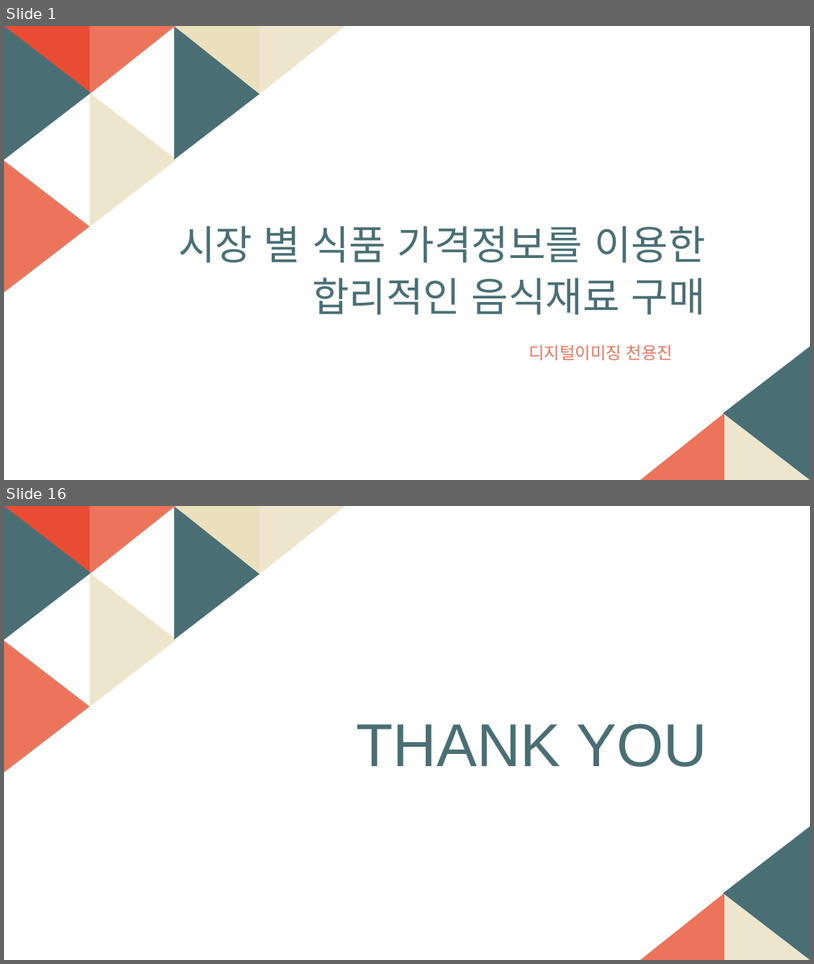
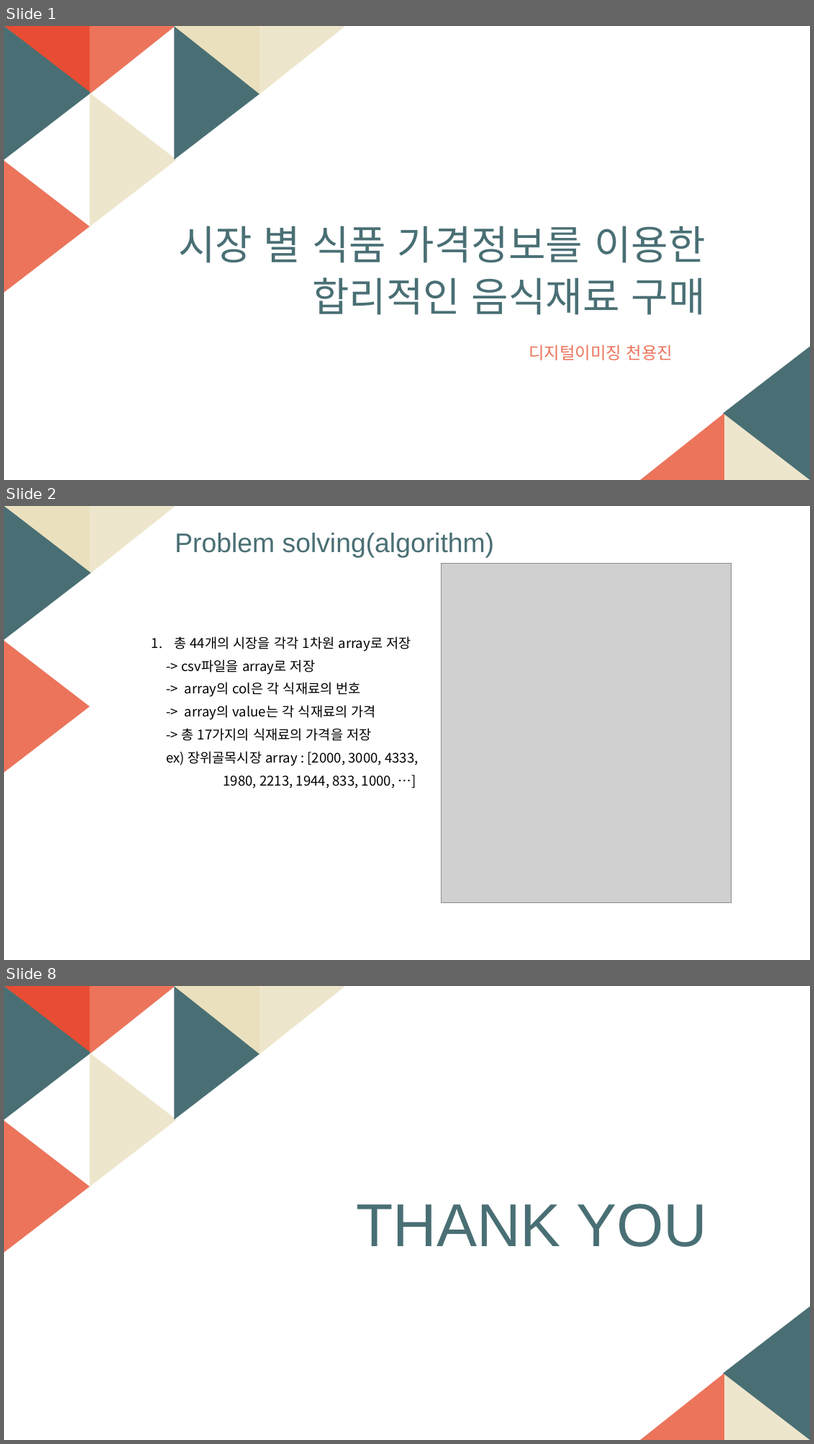
Before and after one commit to sharhp21/Data_structure_, a slide deck: personal/발표자료/자료구조설계_5주차.pptm. Shown one above the other, each under a label of ours: slides 1 and 16 before the commit, slides 1, 2 and 8 after it; the slides between them are not shown. The pictures are 814x964 and 814x1444 pixels, drawn with LibreOffice and Linux fonts; fonts in the diff are those of the drawing; grey boxes stand for pictures. Boxes give left, top, right and bottom in pixels: in the first picture for what was removed or moved away, otherwise in the second. Text is boxed around its words. In the diff, an @@ line names an element or a change of style, - is before the commit and + after.

```diff
--- a/personal/발표자료/자료구조설계_5주차.pptm
+++ b/personal/발표자료/자료구조설계_5주차.pptm
@@ slide 2 added at box(4, 506, 810, 960), background #FFFFFF; not listed: 2 template elements that a slide beside it also shows @@
@@ right triangle added at box(4, 506, 90, 574), fill #EAE0BE @@
@@ right triangle added at box(90, 506, 176, 574), fill #EEE6CC @@
@@ text added at box(175, 533, 495, 557), 32 pt, text #496F74 @@
+Problem solving(algorithm)
@@ picture added at box(441, 563, 732, 902) @@
@@ text added at box(166, 636, 419, 788), 16 pt, text #000000 @@
+1. 총 44개의 시장을 각각 1차원 array로 저장
+-> csv파일을 array로 저장
+-> array의 col은 각 식재료의 번호
+-> array의 value는 각 식재료의 가격
+-> 총 17가지의 식재료의 가격을 저장
+ex) 장위골목시장 array : [2000, 3000, 4333,
+1980, 2213, 1944, 833, 1000, …]
@@ what was slide 16 is now slide 8 @@
```
Also in this commit, not shown: 5 other slides added, 14 slides removed, 4 other files.
